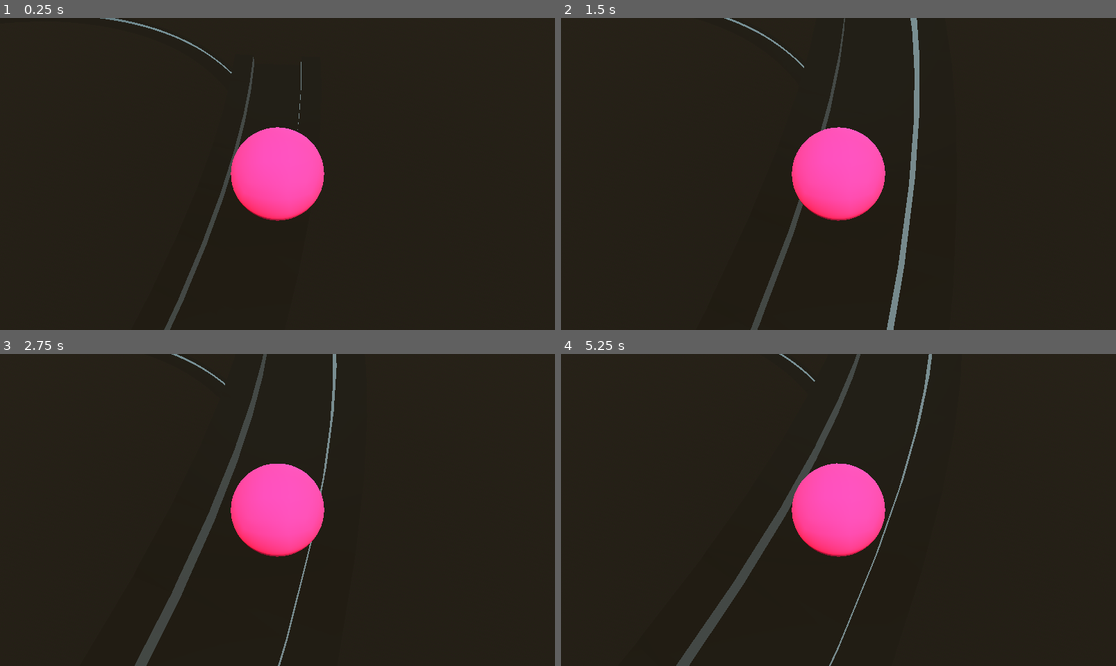
Above: before the commit, frames 1-4 (two rows, left to right).
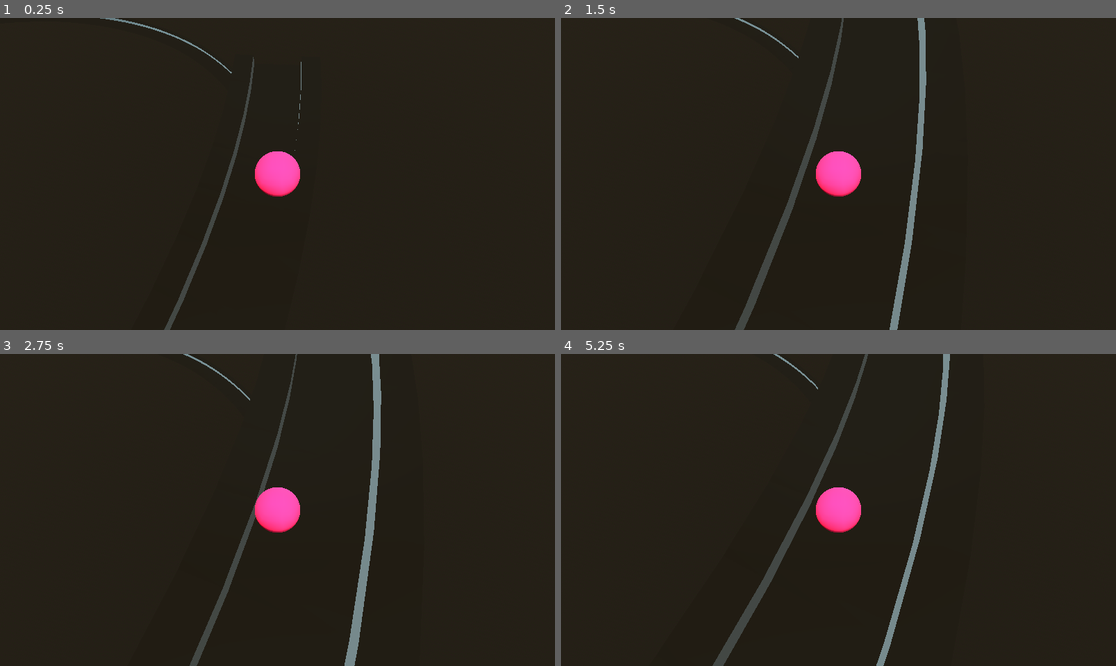
Above: after the commit, the same moments.

Repository: ArijaK/luge_vr
Game: Godot game, scene res://main.tscn
Same seed, same stepped clock (60 frames per second), same inputs: the game is played once before the commit and once after it.
Inputs:
- Up to frame 1 (0.25 s): no input
- Up to frame 2 (1.5 s): no input
- Up to frame 3 (2.75 s): no input
- Up to frame 4 (5.25 s): no input

The runs differ from the first frame. In frame 1, 3.3% of the frame differs, in the area x 41-59%, y 34-66%; in frame 2, 6.7%; in frame 3, 7.5%; in frame 4, 7.6%, in the area x 20-71%, y 0-100%.

Commit message:
Minor design updates

Diff:
--- a/player.tscn
+++ b/player.tscn
@@ -10,10 +10,12 @@
 [node name="Player" type="RigidBody3D"]
 
 [node name="Node3D" type="Node3D" parent="."]
+transform = Transform3D(0.5, 0, 0, 0, 0.5, 0, 0, 0, 0.5, 0, 0, 0)
 
 [node name="MeshInstance3D" type="MeshInstance3D" parent="Node3D"]
 mesh = SubResource("SphereMesh_sh265")
 surface_material_override/0 = SubResource("StandardMaterial3D_sh265")
 
 [node name="CollisionShape3D" type="CollisionShape3D" parent="."]
+transform = Transform3D(0.5, 0, 0, 0, 0.5, 0, 0, 0, 0.5, 0, 0, 0)
 shape = SubResource("SphereShape3D_4flbx")
--- a/track.gd
+++ b/track.gd
@@ -1,4 +1,4 @@
-class_name TrackGenerator extends Node3D
+class_name TrackGenerator extends StaticBody3D
 
 @export var point_step = 1    # New point in track after every meter
 
@@ -81,7 +81,7 @@
 	return result
 
 
-func create_mesh_surfaces(curve: Curve3D, shape: Array) -> ArrayMesh:
+func create_mesh(curve: Curve3D, shape: Array) -> ArrayMesh:
 	var surface_array = []
 	surface_array.resize(Mesh.ARRAY_MAX)
 
@@ -159,7 +159,7 @@
 	)
 
 	if trajectory.curve.point_count > 0:
-		mesh_instance.mesh = create_mesh_surfaces(trajectory.curve, track_shape)
+		mesh_instance.mesh = create_mesh(trajectory.curve, track_shape)
 		collision_shape.shape = mesh_instance.mesh.create_trimesh_shape()
 
 
